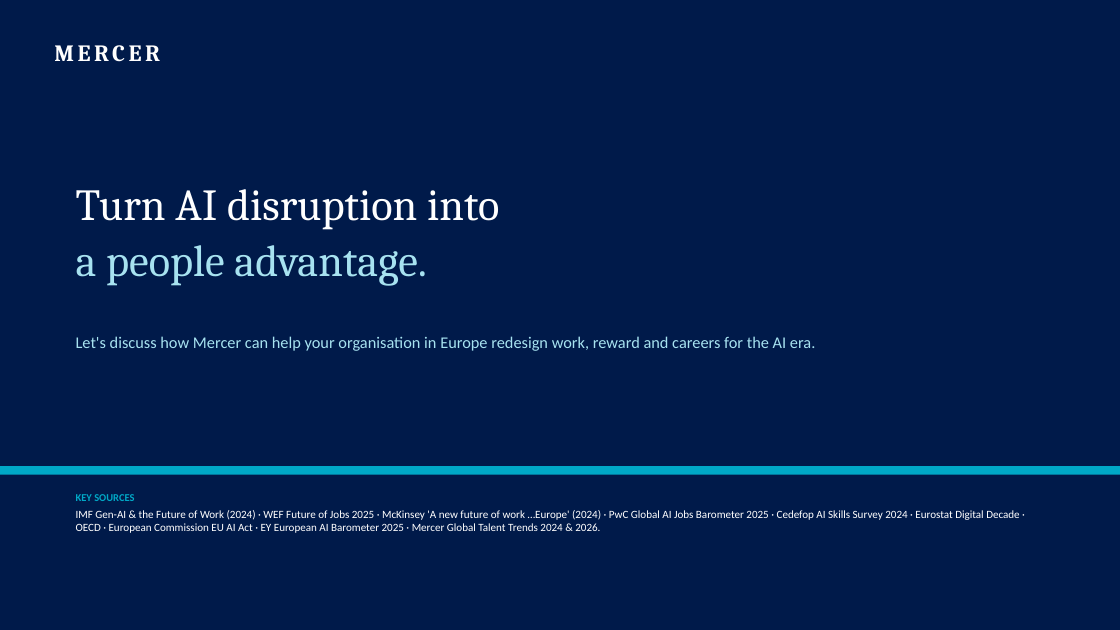
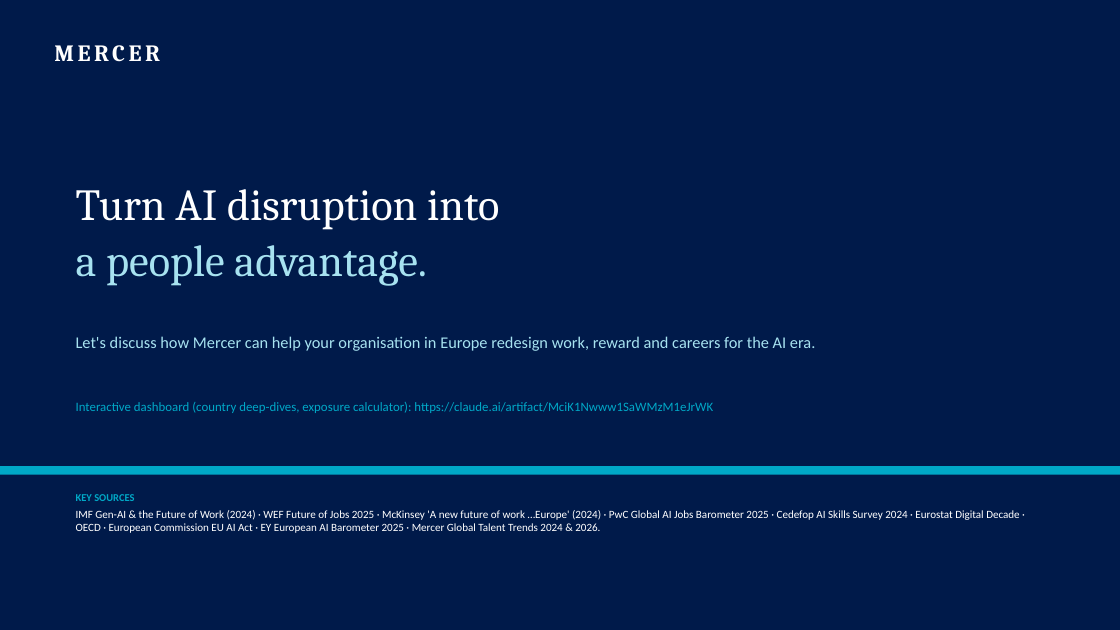
Before and after one commit to andreasgommel-ai/Test, a slide deck: slide 12 of mercer_ai_deck/Mercer_AI_Impact_Careers_Europe.pptx. Drawn at 1120x630 pixels with LibreOffice and Linux fonts; fonts in the diff are those of the drawing. Boxes give left, top, right and bottom in pixels: in the first picture for what was removed or moved away, otherwise in the second. Text is boxed around its words. In the diff, an @@ line names an element or a change of style, - is before the commit and + after.

```diff
--- a/mercer_ai_deck/Mercer_AI_Impact_Careers_Europe.pptx
+++ b/mercer_ai_deck/Mercer_AI_Impact_Careers_Europe.pptx
@@ text added at bbox=[76, 402, 713, 413], 11 pt, text #00A8C7 @@
+Interactive dashboard (country deep-dives, exposure calculator): https://claude.ai/artifact/MciK1Nwww1SaWMzM1eJrWK
```
Also in this commit, not shown: 1 other slide changed, 3 other files.
